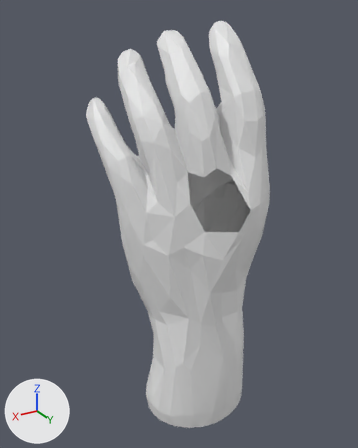
Renders of the OBJ model model_texture/hand_hole.obj from each side of a commit.
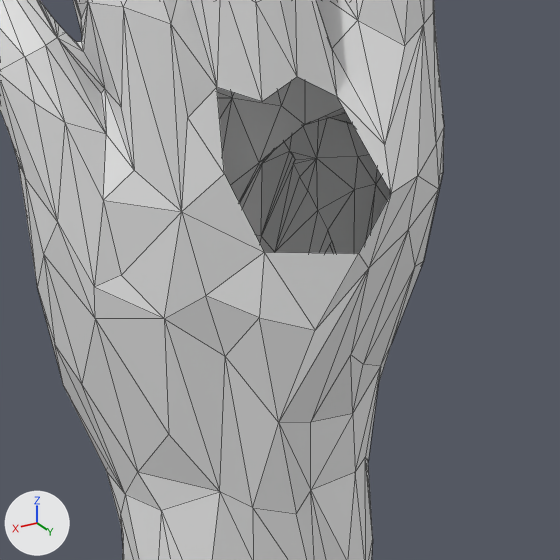
Each version is shown whole from a 50 mm camera at (1.15, 1.768, 0.881) aimed at (0.041, -0.08, -0.043), then close up on the part from 30% to 87% of the width and 31% to 77% of the height. Arrows for +X, +Y and +Z are at lower left; the lights stay in place. The close-ups show mesh edges as thin lines. Where no turn or scale is listed for an object, it has been applied to the vertices. Vertices at the same position are counted once.

In view in the first close-up: 'hand_hole'.
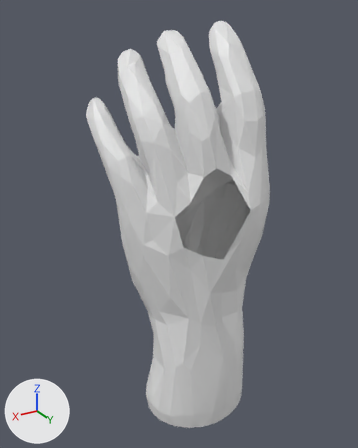
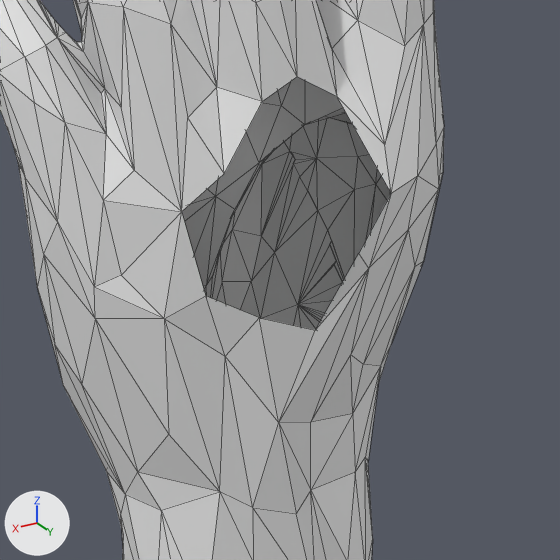
The newer file is also turned or shifted as a whole; pictures and numbers use the older file's frame.

Boxes (x1, y1, x2, y2) around the edits, measured in the close-ups (560 x 560 px):
```json
{"part": 1, "of": "me_hand_hole", "change": "added", "after": [38, 0, 354, 330]}
{"part": 2, "of": "me_hand_hole", "change": "deleted", "before": [182, 174, 359, 330]}
```

Scene script edits in JSON lines:
```json
{"block": "me_hand_hole", "where": "# used by ob_hand_hole; location = (0.0, 0.0, 0.0)"}
{"op": "remove", "block": "me_hand_hole", "code": "me_hand_hole.from_pydata(...)  # 758 vertices, 1404 faces; spans x -0.38..0.39, y -0.39..0.28, z -0.96..0.84"}
{"op": "add", "block": "me_hand_hole", "code": "me_hand_hole.from_pydata(...)  # 1042 vertices, 1400 faces; spans x -0.38..0.39, y -0.39..0.28, z -0.96..0.84"}
{"block": "me_hand_hole", "change": "me_hand_hole part 1: 285 vertices added at x -0.31..0.31, y -0.39..0.18, z -0.96..0.84"}
{"block": "me_hand_hole", "change": "me_hand_hole part 2: 1 vertex removed from x 0.08, y 0.2, z 0.03"}
```
